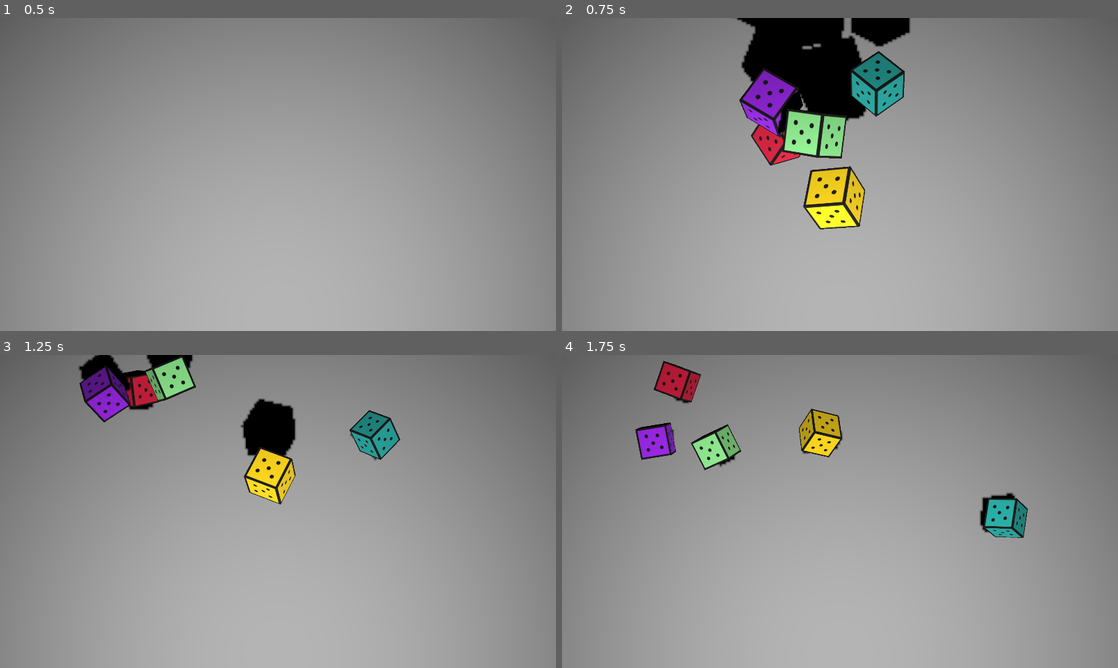
Above: before the commit, frames 1-4 (two rows, left to right).
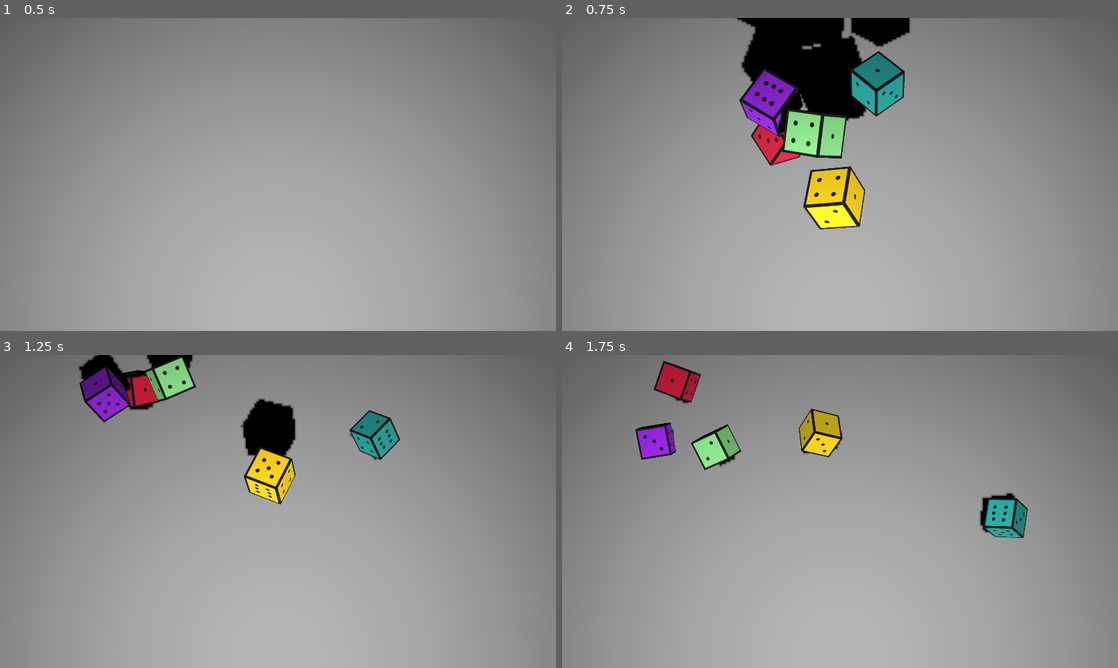
Above: after the commit, the same moments.

Repository: hulien22/bigmode-2023
Game: Godot game, scene res://scenes/combat.tscn
Two runs of this game, one before a commit and one after it. Both use one fixed random seed, a clock stepped at 60 frames per second and the inputs below.
Inputs (mouse positions are in pixels of both pictures, inside the frame that each line leads up to):
- Up to frame 1 (0.5 s): no input
- Up to frame 2 (0.75 s): click "ROLL" at 0.5 s
- Up to frame 3 (1.25 s): no input
- Up to frame 4 (1.75 s): move the mouse to (962, 495) at 1.27 s; tap Space (Launch) at 1.35 s; click (962, 495) at 1.42 s

Frame 1 is identical in both runs. In frame 2, 0.6% of the frame differs, in the area x 32-62%, y 11-68%; in frame 3, 0.3%; in frame 4, 0.3%.

Commit message:
status info box

Diff:
--- a/scenes/player.gd
+++ b/scenes/player.gd
@@ -21,9 +21,9 @@
 			[[1,2,6,5,3,4], Color.PURPLE],
 			[[1,2,6,5,3,4], Color.GOLD],
 			[[1,2,6,5,3,4], Color.LIGHT_GREEN]]
-	dice = [[[5,5,5,5,5,5], Color.LIGHT_SEA_GREEN],
-			[[5,5,5,5,5,5], Color.CRIMSON],
-			[[5,5,5,5,5,5], Color.PURPLE],
-			[[5,5,5,5,5,5], Color.GOLD],
-			[[5,5,5,5,5,5], Color.LIGHT_GREEN]]
+#	dice = [[[6,6,6,6,6,6], Color.LIGHT_SEA_GREEN],
+#			[[6,6,6,6,6,6], Color.CRIMSON],
+#			[[6,6,6,6,6,6], Color.PURPLE],
+#			[[6,6,6,6,6,6], Color.GOLD],
+#			[[6,6,6,6,6,6], Color.LIGHT_GREEN]]
 	relics = []
--- a/scenes/statusobj.gd
+++ b/scenes/statusobj.gd
@@ -17,6 +17,7 @@
 		_:
 			$holder/Icon.frame = 10
 	$holder/Value.text = str(amount)
+	$holder/Description/Label2.text = AbilityEffect.get_status_desc(type)
 
 func anim_remove(t: float):
 	var tween = get_tree().create_tween()
@@ -30,3 +31,14 @@
 	var tween = get_tree().create_tween()
 	$holder.scale = Vector2.ONE * 1.5
 	tween.tween_property($holder, "scale", Vector2.ONE, t)
+
+
+func _on_color_rect_mouse_entered():
+	$holder.scale = Vector2.ONE * 1.2
+	$holder/Description.visible = true
+#	Events.emit_signal("tooltip_obj_entered", self, 0, ToolTip.DISPLAY.STATUS)
+
+func _on_color_rect_mouse_exited():
+	$holder.scale = Vector2.ONE
+	$holder/Description.visible = false
+#	Events.emit_signal("tooltip_obj_exited", self)
--- a/scenes/statusobj.tscn
+++ b/scenes/statusobj.tscn
@@ -98,8 +98,47 @@
 text = "10"
 
 [node name="ColorRect" type="ColorRect" parent="holder"]
-visible = false
 offset_left = -32.0
 offset_top = -35.0
 offset_right = 55.0
 offset_bottom = 35.0
+color = Color(1, 1, 1, 0)
+
+[node name="Description" type="Node2D" parent="holder"]
+visible = false
+z_index = 1
+position = Vector2(364, 137)
+
+[node name="ColorRect3" type="ColorRect" parent="holder/Description"]
+offset_left = -525.0
+offset_top = -91.0
+offset_right = -218.0
+offset_bottom = 34.0
+mouse_filter = 2
+color = Color(0.235294, 0.231373, 0.196078, 0.521569)
+
+[node name="ColorRect2" type="ColorRect" parent="holder/Description"]
+offset_left = -515.0
+offset_top = -95.0
+offset_right = -212.0
+offset_bottom = 21.0
+mouse_filter = 2
+color = Color(0.847059, 0.843137, 0.807843, 1)
+
+[node name="Label2" type="Label" parent="holder/Description"]
+modulate = Color(0.14902, 0.14902, 0.14902, 1)
+offset_left = -515.0
+offset_top = -95.0
+offset_right = -213.0
+offset_bottom = 21.0
+theme_override_fonts/font = ExtResource("19_vk7cy")
+theme_override_font_sizes/font_size = 24
+text = "Deal X damage
+"
+horizontal_alignment = 1
+vertical_alignment = 1
+autowrap_mode = 3
+clip_text = true
+
+[connection signal="mouse_entered" from="holder/ColorRect" to="." method="_on_color_rect_mouse_entered"]
+[connection signal="mouse_exited" from="holder/ColorRect" to="." method="_on_color_rect_mouse_exited"]
--- a/scenes/tooltip.gd
+++ b/scenes/tooltip.gd
@@ -1,7 +1,7 @@
 extends Node2D
 class_name ToolTip
 
-enum DISPLAY {DICE_FACES, ABILITY}
+enum DISPLAY {DICE_FACES, ABILITY, STATUS}
 
 var last_time_touching: float = 0;
 var time_before_show: float = 0;
@@ -63,6 +63,11 @@
 				$Label.text = a.name_ + "\n" + a.desc_
 				$Label.visible = true
 				boundary_box = Vector2(300,200);
+			DISPLAY.STATUS:
+				$ColorRect.visible = true
+				$Label.text = AbilityEffect.get_status_desc(obj.type)
+				$Label.visible = true
+				boundary_box = Vector2(300,200);
 
 func tooltip_obj_clicked(obj: Object, time_to_show_sec:float, display:DISPLAY):
 	if obj != last_touch_object:
